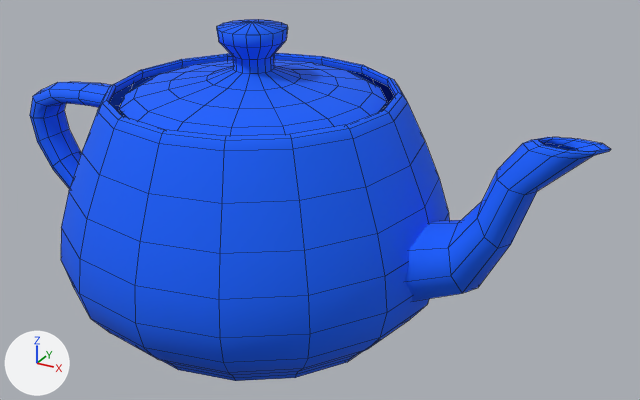
Before and after pictures for a commit that changed the OBJ model Resources/Models/teapot.obj.
Both versions are drawn from a 50 mm camera at (8.36, -12.72, 6.69) aimed at (1.22, 0.26, 0.2). Arrows for +X, +Y and +Z are at lower left; the lights stay in place. Mesh edges are drawn as thin lines. Where no turn or scale is listed for an object, it has been applied to the vertices.

Names of what the first picture shows: 'teapot'.
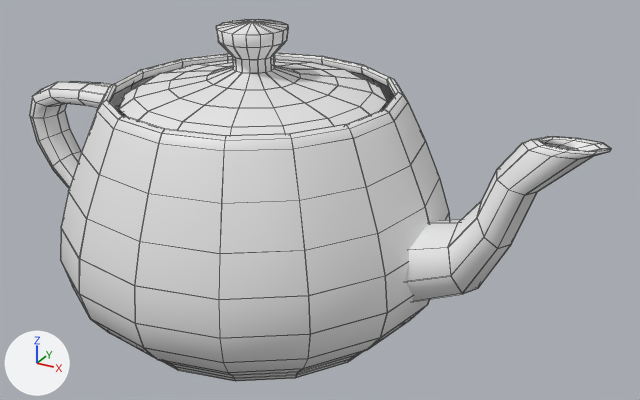
Location of each change, (x1, y1, x2, y2) in pixels of the pictures (640 x 400 px):
'teapot', reshaped: before (30, 19, 611, 381); after (29, 19, 612, 381)
part 1 of me_teapot, built on: before (57, 56, 611, 378); after (29, 19, 612, 381)
part 2 of me_teapot, recoloured (blue to grey): before (30, 19, 605, 381); after (110, 72, 577, 150)

What changed in the scene script:
```text
Change me_teapot:
    used by ob_teapot; location = (0.0, 0.0, 0.0)
    remove me_teapot.from_pydata(...)  # 529 vertices, 512 faces; spans x -5.37..6.22, y -3.61..3.6, z -2.3..3.38
    add me_teapot.from_pydata(...)  # 1059 vertices, 1088 faces; spans x -5.38..6.22, y -3.62..3.61, z -2.31..3.39
    me_teapot part 1: 45 vertices moved within x -5.29..6.22, y -2.92..3.15, z -1.88..2.57; 530 vertices added at x -5.38..6.22, y -3.62..3.61, z -2.31..3.39
    me_teapot part 2: 381 faces spanning x -5.37..6.19, y -3.61..3.6, z -2.3..3.38 switch from mat_02___default (blue #005ffd) to no material
```
